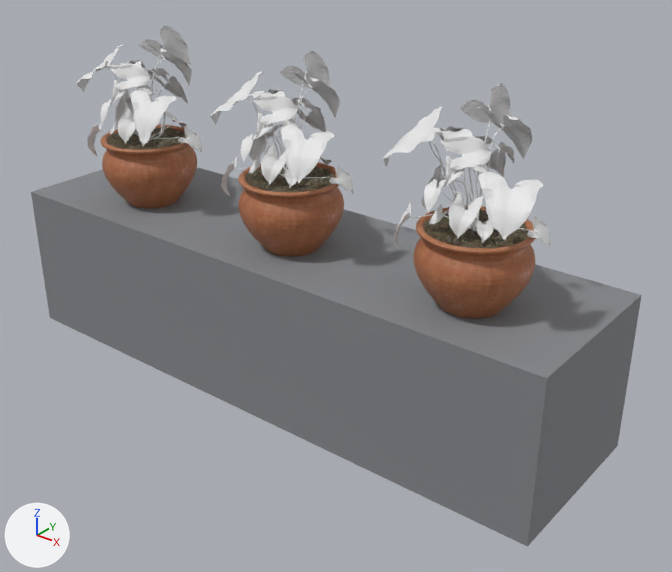
A saved change to the glTF model assets/glb/planter_divider.glb.
One viewpoint serves both versions: a camera (50 mm lens) standing at (1.597, -1.825, 1.47) and looking at (0.128, 0.012, 0.331). The axes (+X, +Y, +Z) are drawn at lower left. The lights are the same throughout. The older version comes first.

Names of what the first picture shows: 'potted_plant_02_0_n0', 'potted_plant_02_0_n1', 'potted_plant_02_0_n2', 'potted_plant_02_1_n0', 'potted_plant_02_1_n1', 'potted_plant_02_1_n2', 'potted_plant_02_2_n0', 'potted_plant_02_2_n1', 'potted_plant_02_2_n2', 'simple_c0'.
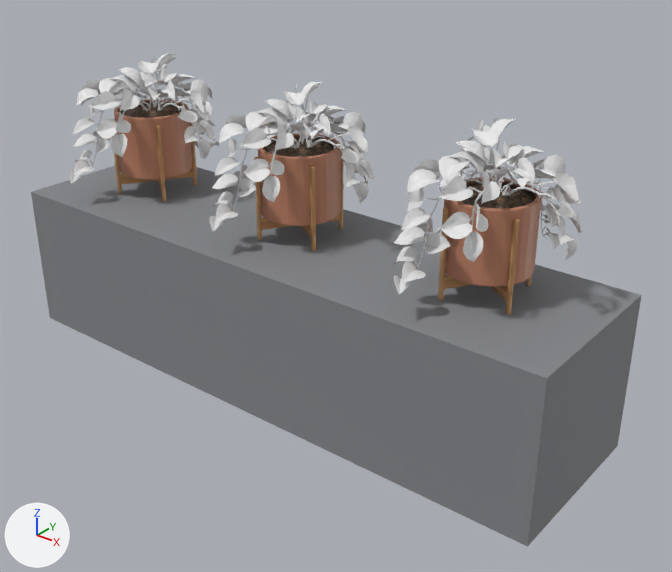
Where the change shows, as pixel boxes [x1, y1, x2, y2] in the pictures (672 x 572 px):
'pothos_0_n2', added
    after: [394, 118, 583, 295]
'potted_plant_02_1_n2', deleted
    before: [384, 83, 551, 248]
'pothos_0_n1', added
    after: [210, 82, 375, 231]
'pothos_1_n2', added (brown)
    after: [438, 177, 542, 314]
'potted_plant_02_1_n1', deleted
    before: [210, 51, 354, 196]
'potted_plant_02_2_n2', deleted (brown)
    before: [413, 206, 536, 319]
'pothos_0_n0', added
    after: [69, 54, 219, 183]
'pothos_1_n1', added (brown)
    after: [254, 133, 343, 251]
'potted_plant_02_1_n0', deleted
    before: [76, 26, 202, 156]
'potted_plant_02_2_n1', deleted (brown)
    before: [238, 162, 344, 256]
'pothos_1_n0', added (brown)
    after: [112, 99, 197, 202]
'potted_plant_02_2_n0', deleted (brown)
    before: [100, 124, 197, 209]
'potted_plant_02_0_n2', deleted (brown)
    before: [423, 209, 528, 248]
'potted_plant_02_0_n1', deleted (brown)
    before: [246, 164, 336, 192]
'potted_plant_02_0_n0', deleted (brown)
    before: [107, 126, 187, 150]

What changed in the scene script:
```text
Remove ob_potted_plant_02_0_n0:
    ob_potted_plant_02_0_n0 = bpy.data.objects.new('potted_plant_02_0_n0', me_potted_plant_02_0)
Remove ob_potted_plant_02_1_n0:
    ob_potted_plant_02_1_n0 = bpy.data.objects.new('potted_plant_02_1_n0', me_potted_plant_02_1)
Remove ob_potted_plant_02_2_n0:
    ob_potted_plant_02_2_n0 = bpy.data.objects.new('potted_plant_02_2_n0', me_potted_plant_02_2)
Remove ob_potted_plant_02_0_n1:
    ob_potted_plant_02_0_n1 = bpy.data.objects.new('potted_plant_02_0_n1', me_potted_plant_02_0)
Remove ob_potted_plant_02_1_n1:
    ob_potted_plant_02_1_n1 = bpy.data.objects.new('potted_plant_02_1_n1', me_potted_plant_02_1)
Remove ob_potted_plant_02_2_n1:
    ob_potted_plant_02_2_n1 = bpy.data.objects.new('potted_plant_02_2_n1', me_potted_plant_02_2)
Remove ob_potted_plant_02_0_n2:
    ob_potted_plant_02_0_n2 = bpy.data.objects.new('potted_plant_02_0_n2', me_potted_plant_02_0)
Remove ob_potted_plant_02_1_n2:
    ob_potted_plant_02_1_n2 = bpy.data.objects.new('potted_plant_02_1_n2', me_potted_plant_02_1)
Remove ob_potted_plant_02_2_n2:
    ob_potted_plant_02_2_n2 = bpy.data.objects.new('potted_plant_02_2_n2', me_potted_plant_02_2)
Add ob_pothos_1_n2:
    ob_pothos_1_n2 = bpy.data.objects.new('pothos_1_n2', me_pothos_1)  # 2322 vertices, 4456 faces; spans x -0.237..0.203, y -0.174..0.266, z 0.0..0.515; in mat_wooden_legs_pot (picture img_image_3)
    ob_pothos_1_n2.location = (0.6, 0.0, 0.45)
    ob_pothos_1_n2.scale = (0.513, 0.513, 0.513)
Add ob_pothos_0_n2:
    ob_pothos_0_n2 = bpy.data.objects.new('pothos_0_n2', me_pothos_0)  # 6788 vertices, 11288 faces; spans x -0.413..0.413, y -0.487..0.487, z 0.101..0.792; in mat_potted_plant_02_leaves (its picture is missing)
    ob_pothos_0_n2.location = (0.6, 0.0, 0.45)
    ob_pothos_0_n2.scale = (0.513, 0.513, 0.513)
Add ob_pothos_1_n1:
    ob_pothos_1_n1 = bpy.data.objects.new('pothos_1_n1', me_pothos_1)  # 2322 vertices, 4456 faces; spans x -0.237..0.203, y -0.174..0.266, z 0.0..0.515; in mat_wooden_legs_pot (picture img_image_3)
    ob_pothos_1_n1.location = (0.0, 0.0, 0.45)
    ob_pothos_1_n1.scale = (0.513, 0.513, 0.513)
Add ob_pothos_0_n1:
    ob_pothos_0_n1 = bpy.data.objects.new('pothos_0_n1', me_pothos_0)  # 6788 vertices, 11288 faces; spans x -0.413..0.413, y -0.487..0.487, z 0.101..0.792; in mat_potted_plant_02_leaves (its picture is missing)
    ob_pothos_0_n1.location = (0.0, 0.0, 0.45)
    ob_pothos_0_n1.scale = (0.513, 0.513, 0.513)
Add ob_pothos_1_n0:
    ob_pothos_1_n0 = bpy.data.objects.new('pothos_1_n0', me_pothos_1)  # 2322 vertices, 4456 faces; spans x -0.237..0.203, y -0.174..0.266, z 0.0..0.515; in mat_wooden_legs_pot (picture img_image_3)
    ob_pothos_1_n0.location = (-0.6, 0.0, 0.45)
    ob_pothos_1_n0.scale = (0.513, 0.513, 0.513)
Add ob_pothos_0_n0:
    ob_pothos_0_n0 = bpy.data.objects.new('pothos_0_n0', me_pothos_0)  # 6788 vertices, 11288 faces; spans x -0.413..0.413, y -0.487..0.487, z 0.101..0.792; in mat_potted_plant_02_leaves (its picture is missing)
    ob_pothos_0_n0.location = (-0.6, 0.0, 0.45)
    ob_pothos_0_n0.scale = (0.513, 0.513, 0.513)
```
